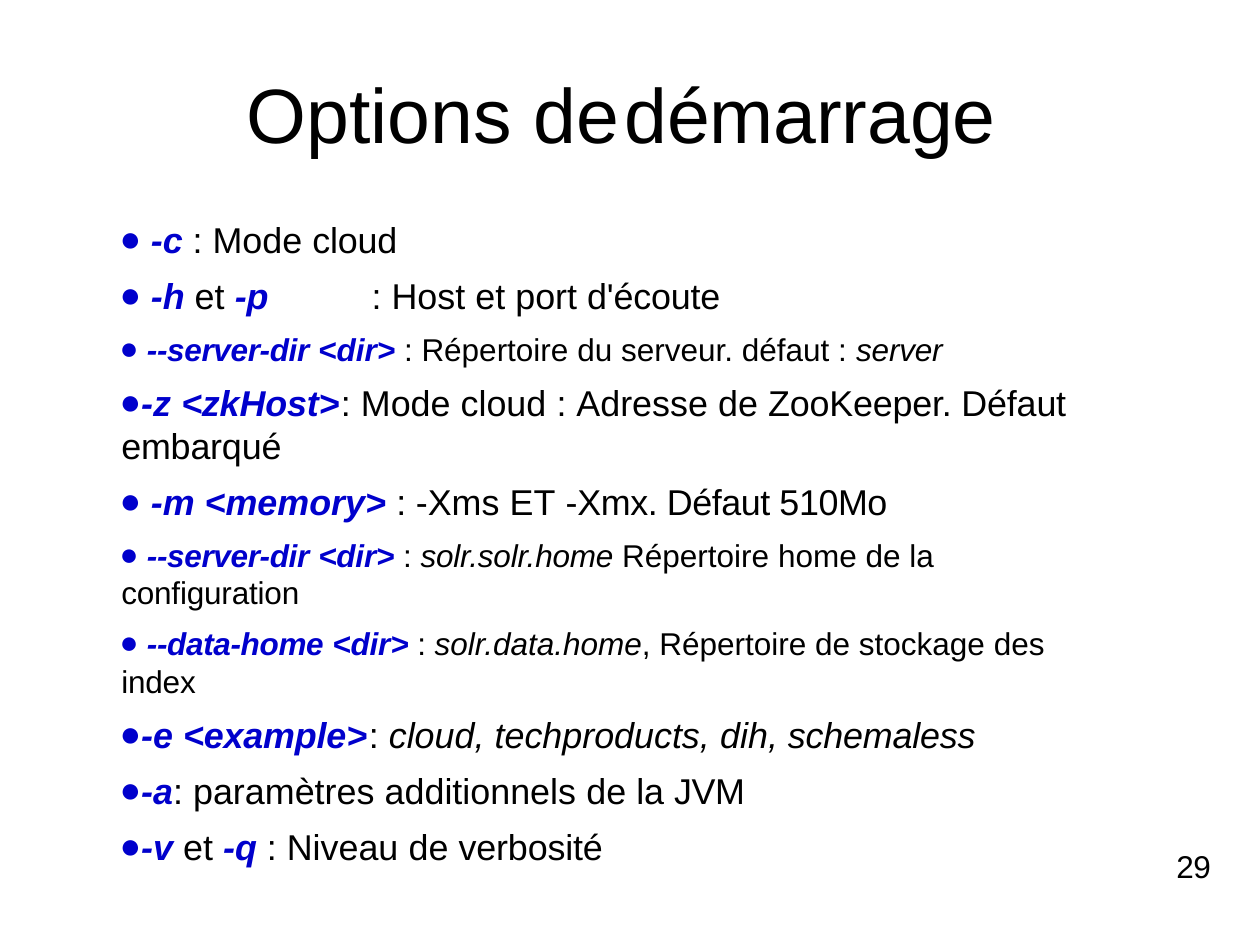
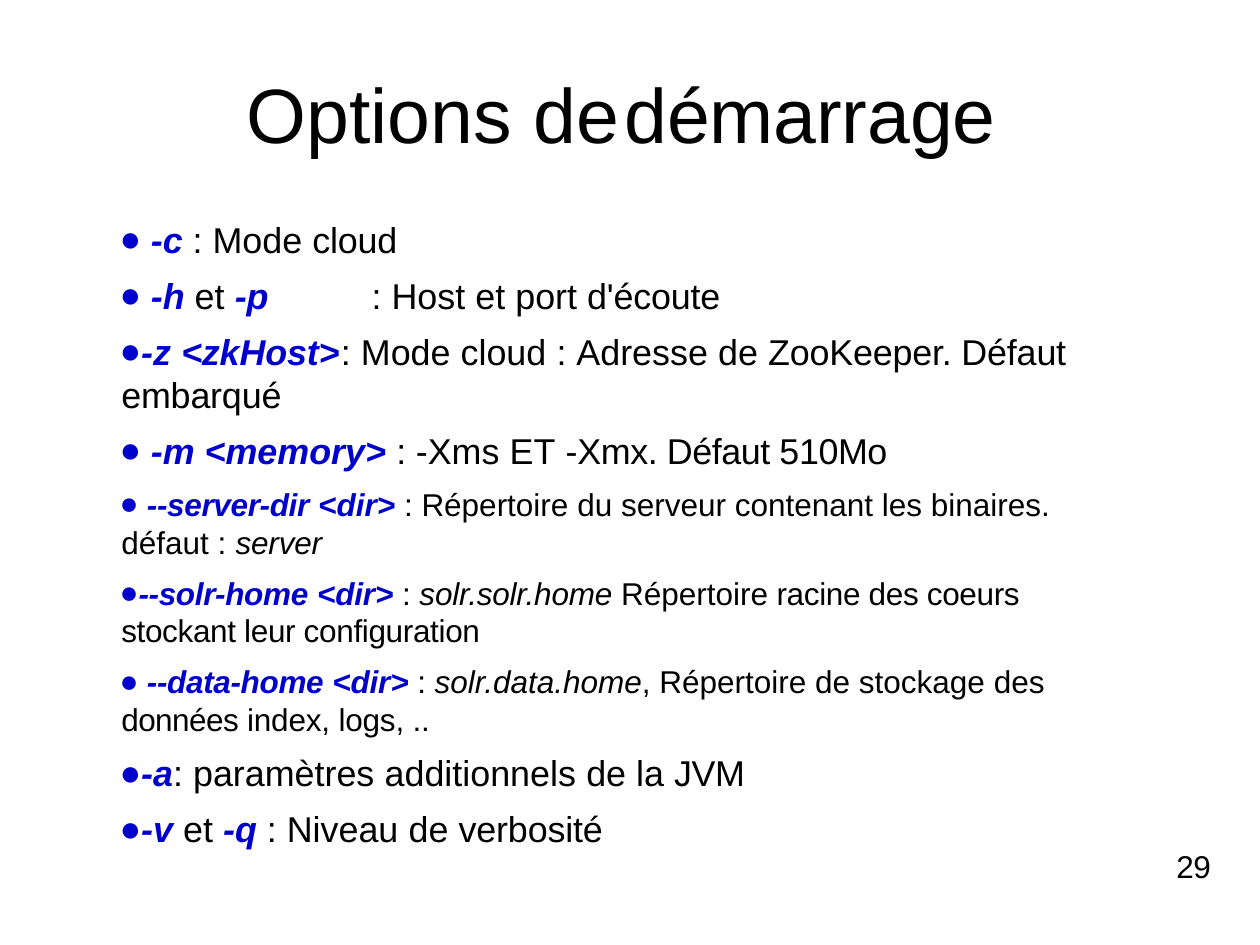
Before and after one commit to dthibau/solr, a slide deck: slide 29 of SolR.odp (slide 30 before the commit). Drawn at 1260x945 pixels with LibreOffice and Linux fonts; fonts in the diff are those of the drawing. Boxes give left, top, right and bottom in pixels: in the first picture for what was removed or moved away, otherwise in the second. Text is boxed around its words. In the diff, an @@ line names an element or a change of style, - is before the commit and + after.

```diff
--- a/SolR.odp
+++ b/SolR.odp
@@ text at (147,337,943,367): paragraph removed @@
-● --server-dir <dir> : Répertoire du serveur. défaut : server
@@ text at (121,492,1050,793): text changed; italic off @@
-● --server-dir <dir> : solr.solr.home Répertoire home de la configuration
-● --data-home <dir> : solr.data.home, Répertoire de stockage des index
-● -e <example> : cloud, techproducts, dih, schemaless
-● -a : paramètres additionnels de la JVM
+● --server-dir <dir> : Répertoire du serveur contenant les binaires. défaut : server
+● --solr-home <dir> : solr.solr.home Répertoire racine des coeurs stockant leur configuration
+● --data-home <dir> : solr.data.home, Répertoire de stockage des données index, logs, ..
+● -a: paramètres additionnels de la JVM
```
Also in this commit, not shown: 32 other slides changed, 3 slides added, 2 slides removed, 3 other files.
